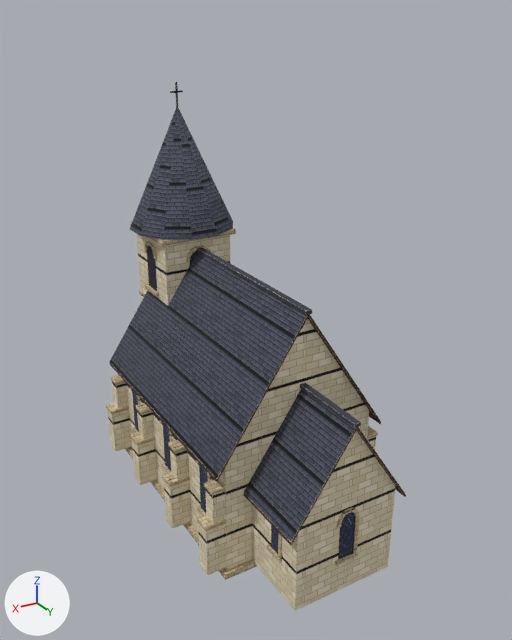
An edit to the glTF model godot/assets/blender/chapel_0.glb, drawn before and after from the same camera.
One viewpoint serves both versions: a 50 mm camera at (14.2, 24.6, 21.1) aimed at (-0.3, 0.6, 9.1). Arrows for +X, +Y and +Z are at lower left; the lights stay in place. The older version comes first. Vertices at exactly the same position are counted once.

The first picture shows 'chapel_1'.
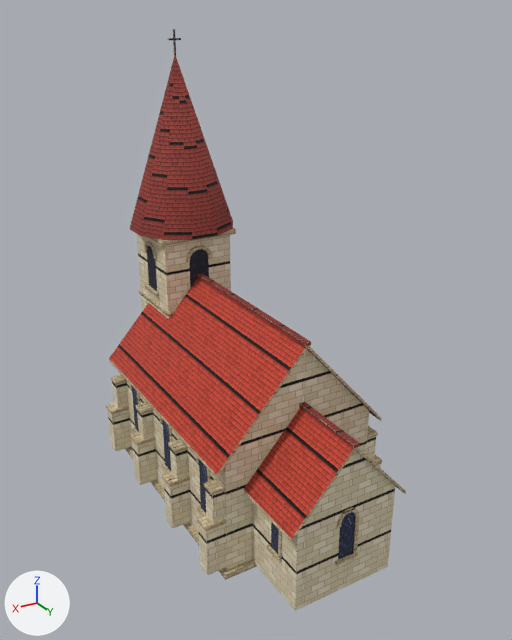
Changed parts and their boxes (x1, y1, x2, y2) in the pictures (512 x 640 px; the box of a moved part takes in the faces that stretch with it):
'chapel_1', reshaped (10% taller)
    before: (106, 82, 406, 611)
    after: (106, 29, 406, 611)
part 1 of me_chapel_1, moved or reshaped
    before: (300, 383, 361, 428)
    after: (299, 402, 360, 449)
part 2 of me_chapel_1, moved or reshaped
    before: (244, 427, 406, 545)
    after: (244, 447, 406, 542)
part 3 of me_chapel_1, moved or reshaped
    before: (196, 247, 312, 315)
    after: (197, 273, 311, 347)
part 4 of me_chapel_1, moved or reshaped
    before: (109, 314, 381, 482)
    after: (109, 346, 381, 478)
part 5 of me_chapel_1, moved or reshaped
    before: (175, 82, 178, 107)
    after: (173, 29, 176, 56)
part 6 of me_chapel_1, moved or reshaped
    before: (170, 90, 183, 93)
    after: (168, 38, 181, 40)
part 7 of me_chapel_1, moved or reshaped
    before: (234, 319, 367, 452)
    after: (236, 350, 366, 451)
part 8 of me_chapel_1, moved or reshaped
    before: (307, 431, 393, 518)
    after: (309, 450, 393, 517)
part 9 of me_chapel_1, moved or reshaped
    before: (130, 107, 233, 240)
    after: (130, 56, 233, 240)
part 10 of me_chapel_1, recoloured
    before: (109, 252, 355, 542)
    after: (109, 278, 353, 539)
part 11 of me_chapel_1, recoloured
    before: (130, 107, 233, 240)
    after: (130, 56, 233, 240)
part 12 of me_chapel_1, recoloured
    before: (109, 314, 406, 545)
    after: (109, 346, 406, 542)
part 13 of me_chapel_1, recoloured
    before: (196, 247, 361, 428)
    after: (197, 273, 360, 449)

What changed in the scene script:
```text
Add img_pw_tile_red:
    img_pw_tile_red = load_image('pw_tile_red', '_unpacked/pw_tile_red', 64, 64, 'sRGB')
Add img_pw_tile_darkred:
    img_pw_tile_darkred = load_image('pw_tile_darkred', '_unpacked/pw_tile_darkred', 64, 64, 'sRGB')
Add mat_pw_tile_red:
    mat_pw_tile_red = principled_material('pw_tile_red')
    mat_pw_tile_red.texture = img_pw_tile_red
    mat_pw_tile_red.roughness = 0.9
Add mat_pw_tile_darkred:
    mat_pw_tile_darkred = principled_material('pw_tile_darkred')
    mat_pw_tile_darkred.texture = img_pw_tile_darkred
    mat_pw_tile_darkred.roughness = 0.9
Change me_chapel_1:
    used by ob_chapel_1; location = (0.0, 0.0, 0.0)
    remove me_chapel_1.from_pydata(...)  # 5225 vertices, 7740 faces; spans x -4.4..4.4, y -8.4..8.0, z 0.0..18.4
    add me_chapel_1.from_pydata(...)  # 5225 vertices, 7740 faces; spans x -4.4..4.4, y -8.4..8.0, z 0.0..20.5
    me_chapel_1 part 1: the loose piece of 20 vertices spanning x -0.1..0.1, y 4.0..8.0, z 7.8..7.9 is moved by (0.0, 0.0, -0.9)
    me_chapel_1 part 2: the loose piece of 36 vertices spanning x -2.7..2.7, y 4.1..7.9, z 3.7..7.8 is scaled about its middle by (1, 1, 0.749), then moved by (0.0, 0.0, -0.4)
    me_chapel_1 part 3: the loose piece of 20 vertices spanning x -0.1..0.1, y -6.7..4.8, z 10.9..11.1 is moved by (0.0, 0.0, -1.3)
    me_chapel_1 part 4: the loose piece of 36 vertices spanning x -4.0..4.0, y -6.7..4.8, z 4.9..11.0 is scaled about its middle by (1, 1, 0.749), then moved by (0.0, 0.0, -0.6)
    me_chapel_1 part 5: the loose piece of 20 vertices spanning x 0.0, y -6.0..-5.9, z 17.2..18.4 is moved by (0.0, 0.0, 2.2)
    me_chapel_1 part 6: the loose piece of 20 vertices spanning x -0.3..0.3, y -6.0..-5.9, z 17.9..18.0 is moved by (0.0, 0.0, 2.2)
    me_chapel_1 part 7
    me_chapel_1.vertices[5019].co: (0.0, 4.6, 11.0) -> (0.0, 4.6, 9.7)
    me_chapel_1 part 8
    me_chapel_1.vertices[5020].co: (0.0, 7.8, 7.8) -> (0.0, 7.8, 7.0)
    me_chapel_1 part 9
    me_chapel_1.vertices[5021].co: (0.0, -5.9, 17.4) -> (0.0, -5.9, 19.5)  # pixel (177, 105) -> pixel (175, 53)
    me_chapel_1 part 10: 8 faces spanning x -4.0..4.0, y -6.7..7.9, z 4.0..9.7 switch from mat_pw_slate (picture img_pw_slate) to mat_pw_tile_red (picture img_pw_tile_red)
    me_chapel_1 part 11: 22 faces spanning x -2.5..2.5, y -8.4..-3.5, z 11.8..19.5 switch from mat_pw_slate (picture img_pw_slate) to mat_pw_tile_darkred (picture img_pw_tile_darkred)
    me_chapel_1 part 12: 24 faces spanning x -4.0..4.0, y -6.7..7.9, z 3.8..9.7 switch from mat_pw_timber (picture img_pw_timber) to mat_pw_cobble_wall (picture img_pw_cobble_wall)
    me_chapel_1 part 13: 20 faces spanning x -0.1..0.1, y -6.7..8.0, z 6.9..9.8 switch from mat_pw_roof_cap (picture img_pw_roof_cap) to mat_pw_tile_darkred (picture img_pw_tile_darkred)
    other edits to the shape of me_chapel_1 do not show in these pictures
```
